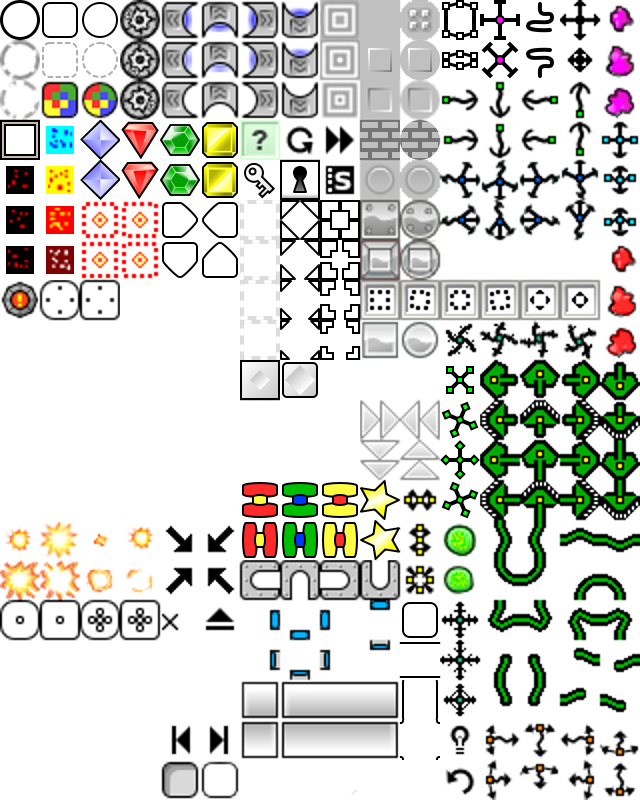
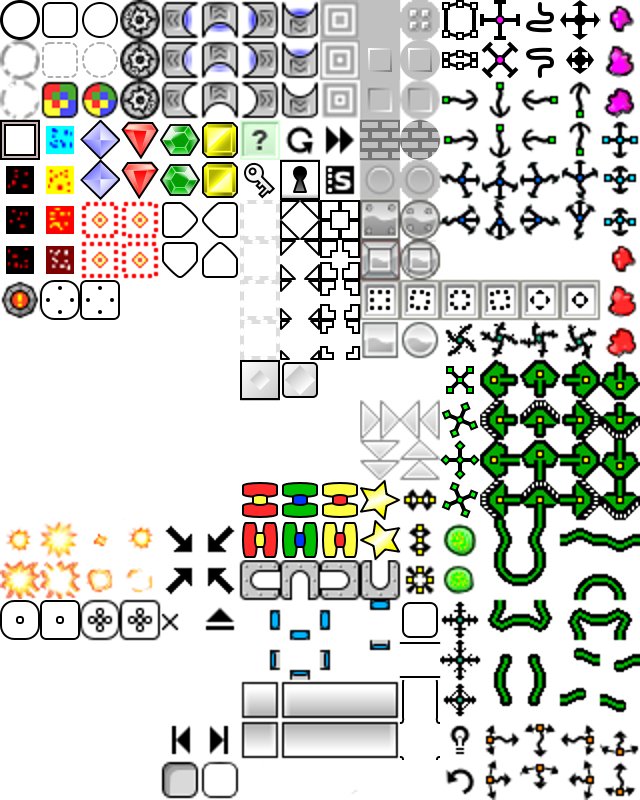
The second w=640, h=800 image is a revision of the first. Changes to its layers:
painted on "Capa nueva#1" over [0, 0, 634, 641]
